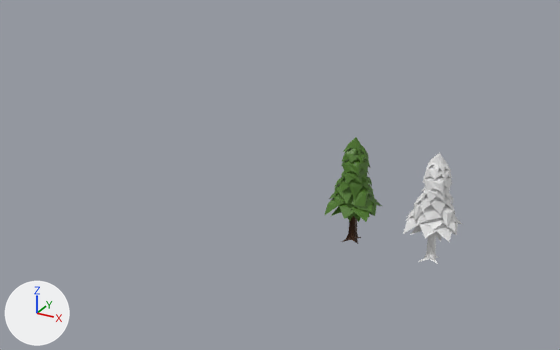
One commit to the Blender file GameAssets/LowPolyTree1.blend: the scene before it, then after it.
Before and after are seen from a camera (50 mm lens) standing at (12.7, -43.2, 25.2) and looking at (-11.5, 0.7, 3.2). The lights are fixed; the arrows at lower left show +X, +Y and +Z.

The first picture shows 'Cube.001', 'Cube.003', 'PineBranches.001', 'PineTree1.001'.
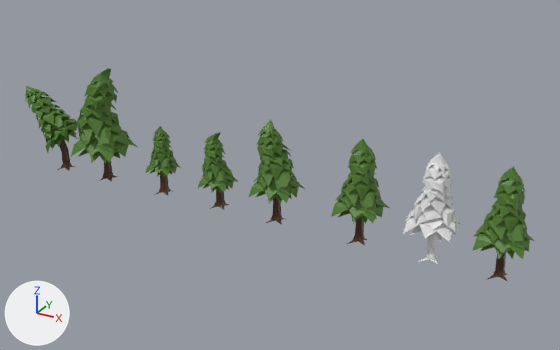
Patch to the scene script:
```diff
--- a/GameAssets/LowPolyTree1.blend.py
+++ b/GameAssets/LowPolyTree1.blend.py
@@ ob_pinetree1 @@
 ob_pinetree1 = bpy.data.objects.new('PineTree1', me_cube_022)
-ob_pinetree1.location = (-5.47, 0.0, 1.16)
+ob_pinetree1.location = (4.48, 0.0, 1.16)
 ob_pinetree1.scale = (0.424, 0.392, 1.24)
@@ ob_cube_020 @@
 ob_cube_020 = bpy.data.objects.new('Cube.020', me_cube_032)
-ob_cube_020.parent = ob_pinetree1
+ob_cube_020.parent = ob_pinetree2
 ob_cube_020.matrix_parent_inverse = Matrix(((2.356, 0.0, 0.0, 12.9), (0.0, 2.55, 0.0, 0.0), (0.0, 0.0, 0.81, -0.943), (0.0, 0.0, 0.0, 1.0)))
@@ ob_pinetree1_001 @@
-ob_pinetree1_001 = bpy.data.objects.new('PineTree1.001', me_cube_034)
@@ ob_cube_011 @@
 ob_cube_011 = bpy.data.objects.new('Cube.011', me_cube_035)
-ob_cube_011.parent = ob_pinetree1_001
 ob_cube_011.matrix_parent_inverse = Matrix(((2.356, 0.0, 0.0, 12.9), (0.0, 2.55, 0.0, 0.0), (0.0, 0.0, 0.81, -0.943), (0.0, 0.0, 0.0, 1.0)))
@@ ob_pinetree2 @@
+ob_pinetree2 = bpy.data.objects.new('PineTree2', me_cube_016)  # 515 vertices, 493 faces; spans x -4.32..3.93, y -4.07..3.87, z -0.42..5.14; in mat_tree (picture img_lowpolypinetree__png), mat_pinebranches (picture img_lowpolypinetree__png)
+ob_pinetree2.location = (-11.35, 0.0, 1.16)
+ob_pinetree2.scale = (0.424, 0.392, 1.24)
@@ ob_stump1 @@
+ob_stump1 = bpy.data.objects.new('Stump1', me_cube_035.copy())  # the mesh of ob_cube_011
+ob_stump1.location = (-5.0, 0.0, 1.16)
+ob_stump1.scale = (0.424, 0.392, 1.24)
@@ ob_pinebranches @@
+ob_pinebranches = bpy.data.objects.new('PineBranches', me_cube_022_1)  # 515 vertices, 493 faces; spans x -1.3..1.1, y -1.3..1.3, z -7.9..13.4; in mat_pinebranches (picture img_lowpolypinetree__png), mat_tree (picture img_lowpolypinetree__png)
+ob_pinebranches.location = (-4.98, -0.06, 3.19)
+ob_pinebranches.scale = (1.41, 1.17, 0.322)
@@ ob_stump6 @@
+ob_stump6 = bpy.data.objects.new('Stump6', me_cube_003)  # 33 vertices, 29 faces; spans x -1.51..1.55, y -1.48..1.7, z -1.07..-0.28; in mat_trunk (picture img_lowpolypinetree__png)
+ob_stump6.parent = ob_pinetree6
+ob_stump6.location = (-5.474, 0.0, 1.165)
+ob_stump6.scale = (0.424, 0.392, 1.24)
@@ ob_pinetree6 @@
+ob_pinetree6 = bpy.data.objects.new('PineTree6', me_cube_002)  # 515 vertices, 493 faces; spans x -7.51..2.37, y -2.91..4.74, z -0.42..4.43; in mat_tree (picture img_lowpolypinetree__png), mat_pinebranches (picture img_lowpolypinetree__png)
+ob_pinetree6.location = (-31.15, 0.0, 1.16)
+ob_pinetree6.scale = (0.424, 0.392, 1.24)
@@ ob_stump5 @@
+ob_stump5 = bpy.data.objects.new('Stump5', me_cube_021)  # 33 vertices, 29 faces; spans x -1.51..1.55, y -1.48..1.7, z -1.07..-0.28; in mat_trunk (picture img_lowpolypinetree__png)
+ob_stump5.parent = ob_pinetree5
+ob_stump5.location = (-5.474, 0.0, 1.165)
+ob_stump5.scale = (0.424, 0.392, 1.24)
@@ ob_pinetree5 @@
+ob_pinetree5 = bpy.data.objects.new('PineTree5', me_cube_020)  # 515 vertices, 493 faces; spans x -6.01..4.78, y -5.28..5.11, z -0.42..6.55; in mat_tree (picture img_lowpolypinetree__png), mat_pinebranches (picture img_lowpolypinetree__png)
+ob_pinetree5.location = (-26.71, 0.0, 1.16)
+ob_pinetree5.scale = (0.424, 0.392, 1.24)
@@ ob_stump4 @@
+ob_stump4 = bpy.data.objects.new('Stump4', me_cube_019)  # 33 vertices, 29 faces; spans x -1.51..1.55, y -1.48..1.7, z -1.07..-0.28; in mat_trunk (picture img_lowpolypinetree__png)
+ob_stump4.parent = ob_pinetree4
+ob_stump4.location = (-5.474, 0.0, 1.165)
+ob_stump4.scale = (0.424, 0.392, 1.24)
@@ ob_pinetree4 @@
+ob_pinetree4 = bpy.data.objects.new('PineTree4', me_cube_018)  # 515 vertices, 493 faces; spans x -3.12..2.56, y -2.49..2.97, z -0.42..3.44; in mat_tree (picture img_lowpolypinetree__png), mat_pinebranches (picture img_lowpolypinetree__png)
+ob_pinetree4.location = (-21.2, 0.0, 1.16)
+ob_pinetree4.scale = (0.424, 0.392, 1.24)
@@ ob_stump3 @@
+ob_stump3 = bpy.data.objects.new('Stump3', me_cube_015)  # 33 vertices, 29 faces; spans x -1.51..1.55, y -1.48..1.7, z -1.07..-0.28; in mat_trunk (picture img_lowpolypinetree__png)
+ob_stump3.parent = ob_pinetree3
+ob_stump3.location = (-5.474, 0.0, 1.165)
+ob_stump3.scale = (0.424, 0.392, 1.24)
@@ ob_pinetree3 @@
+ob_pinetree3 = bpy.data.objects.new('PineTree3', me_cube_013)  # 515 vertices, 493 faces; spans x -3.49..2.83, y -3.26..2.82, z -0.42..3.86; in mat_tree (picture img_lowpolypinetree__png), mat_pinebranches (picture img_lowpolypinetree__png)
+ob_pinetree3.location = (-16.12, 0.0, 1.16)
+ob_pinetree3.scale = (0.424, 0.392, 1.24)
```

What differs and where, as boxes (x1, y1, x2, y2) in the pictures (560 x 350 px):
'PineBranches.001', moved
    before: (325, 137, 382, 222)
    after: (472, 166, 534, 259)
'PineTree5', added (green)
    after: (71, 68, 138, 171)
'PineBranches', added (green)
    after: (331, 139, 389, 233)
'PineTree2', added (green)
    after: (249, 119, 305, 213)
'PineTree6', added (green)
    after: (25, 86, 79, 161)
'PineTree3', added (green)
    after: (197, 132, 238, 199)
'PineTree4', added (green)
    after: (146, 126, 181, 185)
'Cube.011', moved
    before: (342, 229, 361, 243)
    after: (486, 265, 508, 282)
'Stump1', added
    after: (347, 231, 367, 245)
'Cube.020', moved (not visible before)
    after: (266, 211, 284, 224)
'Stump3', added
    after: (210, 197, 229, 210)
'Stump5', added
    after: (98, 169, 117, 182)
'PineTree1', moved (not visible before)
    after: (496, 252, 506, 268)
'Stump4', added
    after: (154, 183, 172, 196)
'PineTree1.001', deleted
    before: (349, 216, 357, 232)
'Stump6', added
    after: (57, 159, 75, 171)
